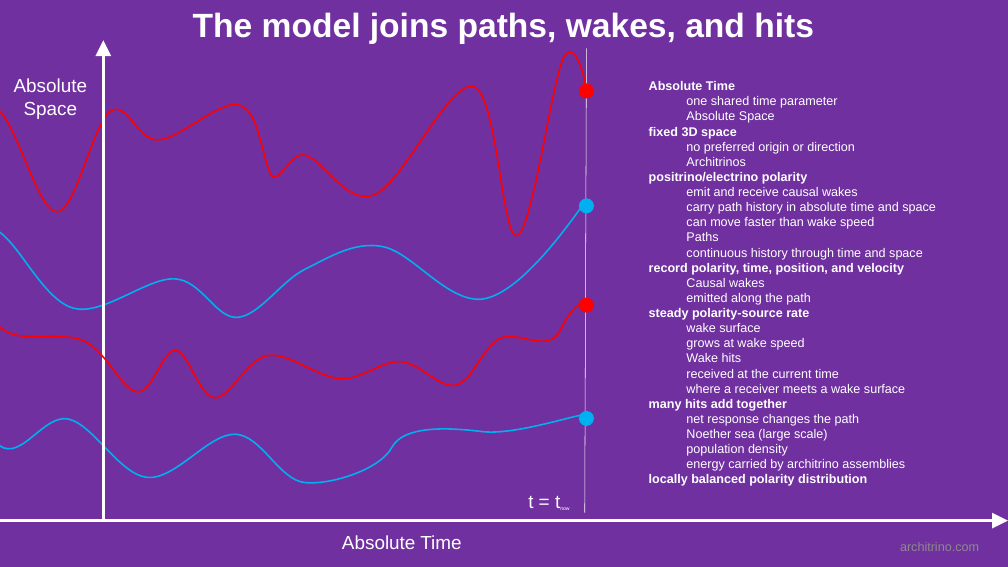
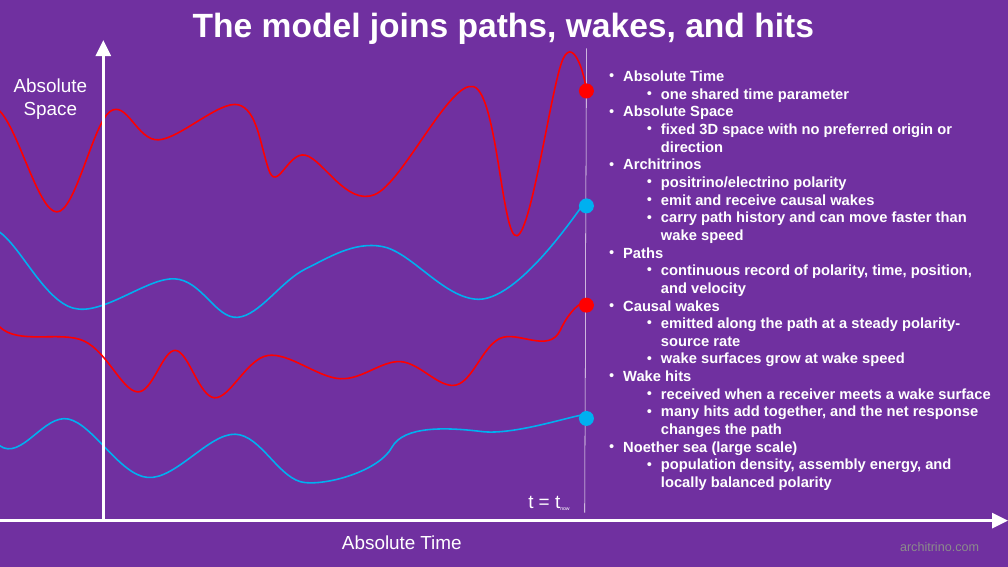
Before and after one commit to jmarkmorris/architrino, a slide deck: slide 12 of reference/archie/presentations/NPQG Fundamentals - Paths.pptx. Drawn at 1008x567 pixels with LibreOffice and Linux fonts; fonts in the diff are those of the drawing. Boxes give left, top, right and bottom in pixels: in the first picture for what was removed or moved away, otherwise in the second. Text is boxed around its words. In the diff, an @@ line names an element or a change of style, - is before the commit and + after.

```diff
--- a/reference/archie/presentations/NPQG Fundamentals - Paths.pptx
+++ b/reference/archie/presentations/NPQG Fundamentals - Paths.pptx
@@ text "Absolute Time": place and size @@
-text "Absolute Time" at [649, 81, 936, 486]
+text "Absolute Time" at [623, 70, 990, 490]
@@ text at [623, 70, 874, 455]: size 12 to 14 pt in "Absolute Time", "one shared time parameter", "Absolute Space", "Architrinos" and 6 more places; bold on in "one shared time parameter", "Absolute Space", "Architrinos", "emit and receive causal wakes" and 4 more places; bullet none to •; list level 2 to 1 in "Absolute Space"; list level 2 to 1 in "Architrinos"; list level 1 to 2 in "positrino/electrino polarity"; list level 2 to 1 in "Paths"; list level 2 to 1 in "Causal wakes"; list level 2 to 1 in "Wake hits"; list level 2 to 1 in "Noether sea (large scale)" @@
@@ text at [661, 123, 952, 152]: text changed; size 12 to 14 pt; bold on @@
-fixed 3D space
-  no preferred origin or direction
+  • fixed 3D space with no preferred origin or direction
@@ text at [661, 211, 967, 243]: text changed; size 12 to 14 pt; bold on @@
-  carry path history in absolute time and space
-  can move faster than wake speed
+  • carry path history and can move faster than wake speed
@@ text at [661, 264, 972, 296]: text changed; size 12 to 14 pt @@
-  continuous history through time and space
-record polarity, time, position, and velocity
+  • continuous record of polarity, time, position, and velocity
@@ text at [661, 317, 960, 366]: text changed; size 12 to 14 pt; bold on @@
-  emitted along the path
-steady polarity-source rate
-  wake surface
-  grows at wake speed
+  • emitted along the path at a steady polarity-source rate
+  • wake surfaces grow at wake speed
@@ text at [661, 388, 990, 437]: text changed; size 12 to 14 pt; bold on @@
-  received at the current time
-  where a receiver meets a wake surface
-many hits add together
-  net response changes the path
+  • received when a receiver meets a wake surface
+  • many hits add together, and the net response changes the path
@@ text at [661, 458, 951, 490]: text changed; size 12 to 14 pt; bold on @@
-  population density
-  energy carried by architrino assemblies
-locally balanced polarity distribution
+  • population density, assembly energy, and locally balanced polarity
```
Also in this commit, not shown: 6 other slides changed, 3 other files.
